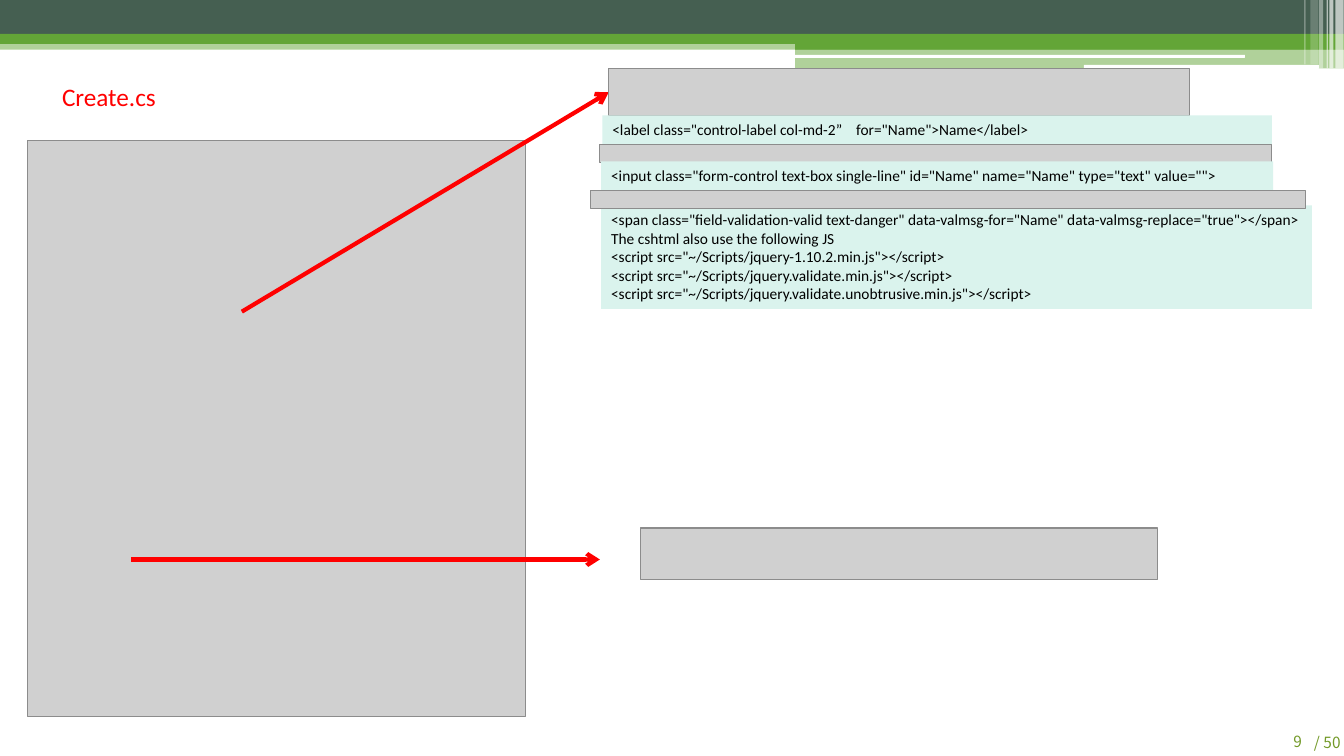
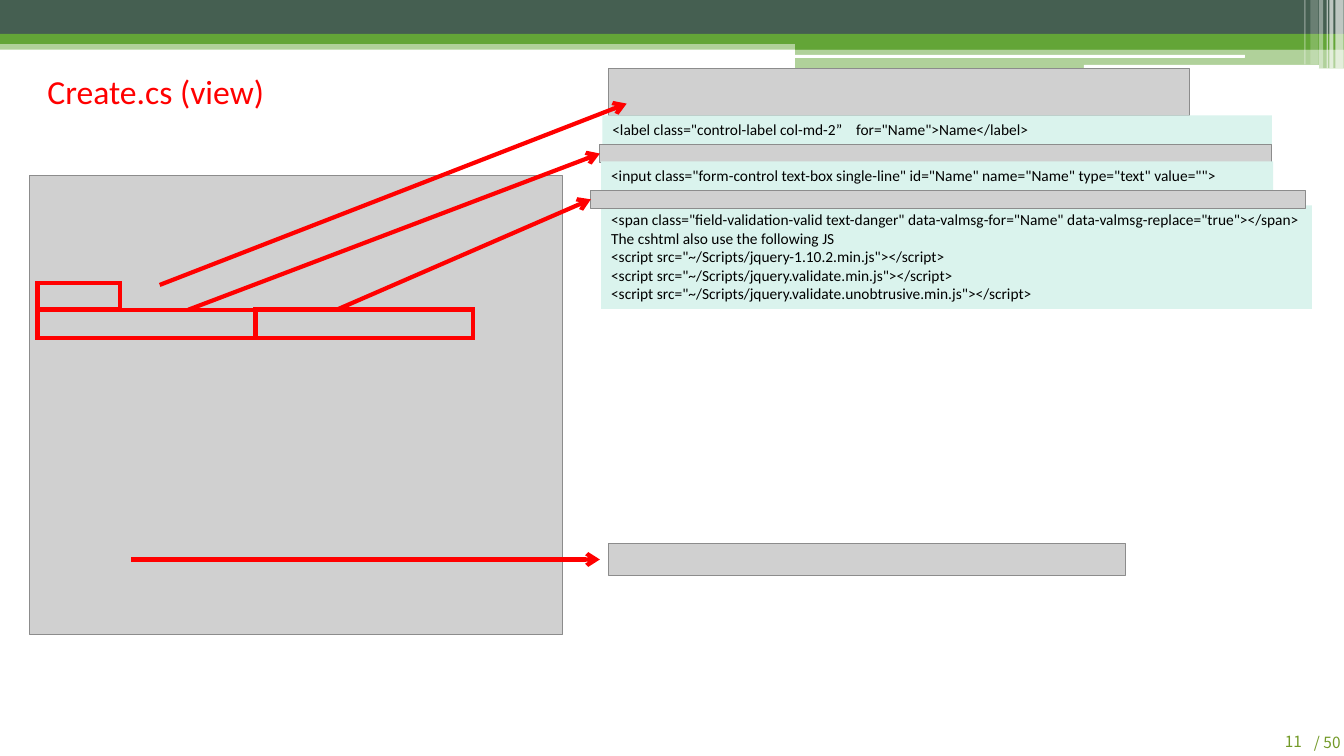
Before and after one commit to f85084/MVC, a slide deck: slide 12 of 現代 .Net 開發者之路 - MVC 完全精通.pptx (slide 10 before the commit). Drawn at 1344x756 pixels with LibreOffice and Linux fonts; fonts in the diff are those of the drawing; grey boxes stand for pictures. Boxes give left, top, right and bottom in pixels: in the first picture for what was removed or moved away, otherwise in the second. Text is boxed around its words. In the diff, an @@ line names an element or a change of style, - is before the commit and + after.

```diff
--- a/現代 .Net 開發者之路 - MVC 完全精通.pptx
+++ b/現代 .Net 開發者之路 - MVC 完全精通.pptx
@@ text at <box>47,79,264,109</box>: text changed; size 18 to 24 pt @@
-Create.cs
+Create.cs (view)
@@ arrow moved from (242, 312) - (609, 93) to (159, 285) - (627, 104) @@
@@ picture: place and size @@
-picture at <box>27,141,525,717</box>
+picture at <box>29,175,563,634</box>
@@ arrow added from (189, 310) to (600, 153), #FF0000 3 pt @@
@@ arrow added from (337, 310) to (591, 200), #FF0000 3 pt @@
@@ rectangle added at <box>37,283,120,310</box>, outline #FF0000 3 pt @@
@@ rectangle added at <box>37,310,256,338</box>, outline #FF0000 3 pt @@
@@ rectangle added at <box>255,310,474,338</box>, outline #FF0000 3 pt @@
@@ picture: place and size @@
-picture at <box>641,528,1157,580</box>
+picture at <box>609,543,1125,575</box>
@@ page number at <box>1285,735,1302,747</box>: text changed @@
-9
+11
```
Also in this commit, not shown: 13 other slides changed, 2 slides added, 1 slide removed, 18 other files.
